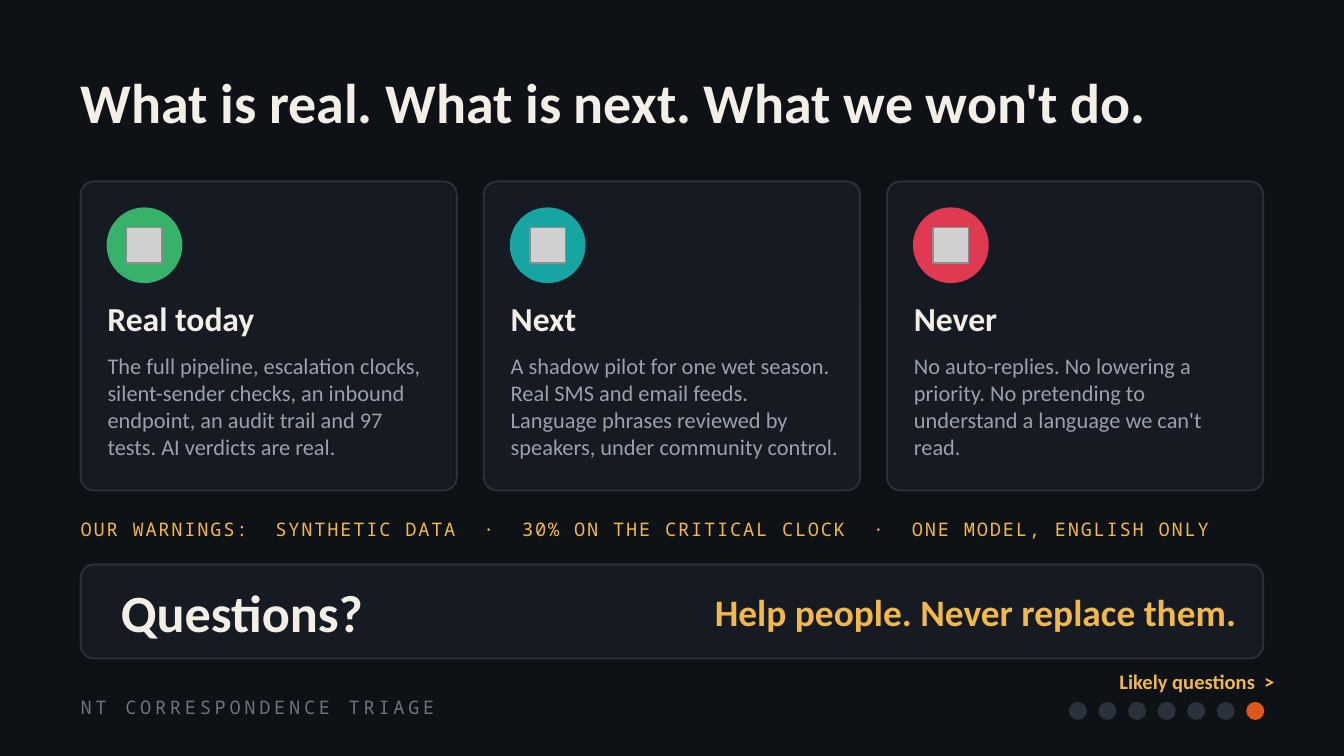
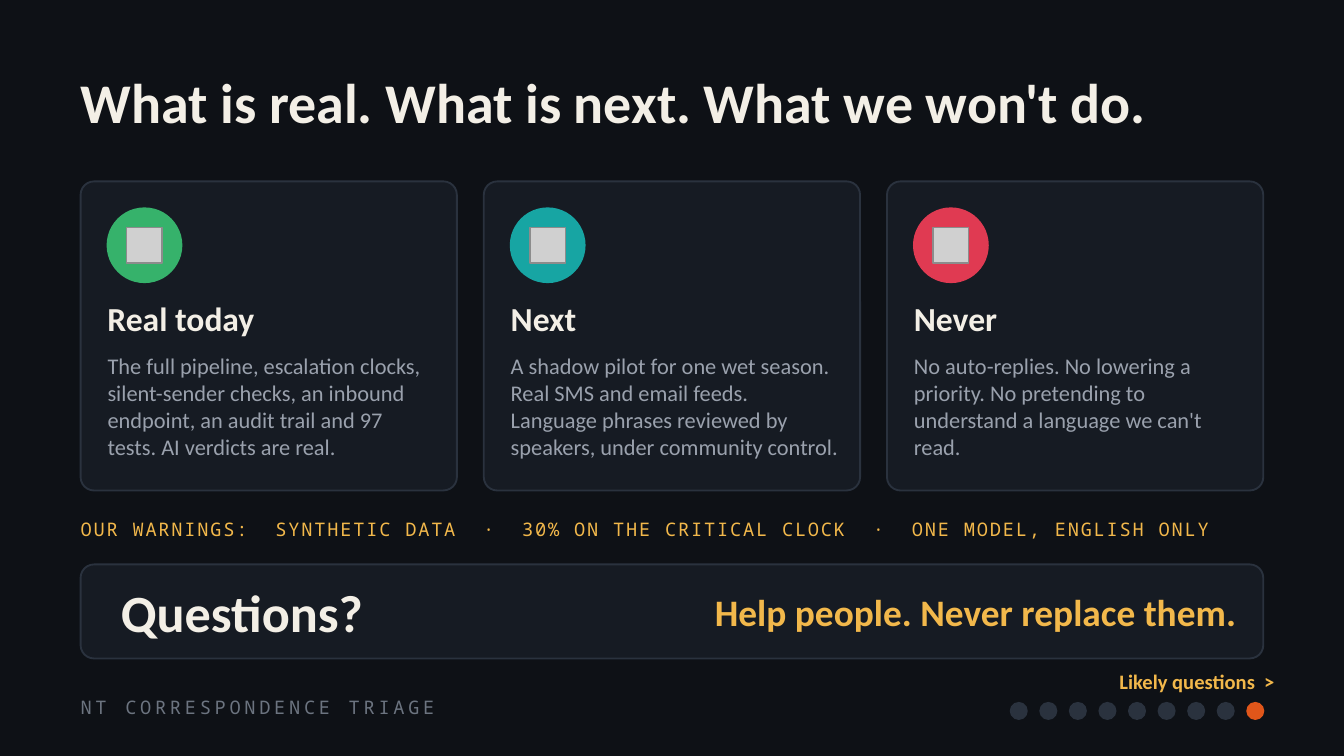
Before and after one commit to ItsMeAadityaK/NT-urgent, a slide deck: slide 9 of presentation/NT-Triage-Deck.pptx (slide 7 before the commit). Drawn at 1344x756 pixels with LibreOffice and Linux fonts; fonts in the diff are those of the drawing; grey boxes stand for pictures. Boxes give left, top, right and bottom in pixels: in the first picture for what was removed or moved away, otherwise in the second. Text is boxed around its words. In the diff, an @@ line names an element or a change of style, - is before the commit and + after.

```diff
--- a/presentation/NT-Triage-Deck.pptx
+++ b/presentation/NT-Triage-Deck.pptx
@@ ellipse added at <box>1011,703,1027,719</box>, fill #2A323E, outline #2A323E 1 pt @@
@@ ellipse added at <box>1040,703,1056,719</box>, fill #2A323E, outline #2A323E 1 pt @@
```
Also in this commit, not shown: 7 other slides changed, 2 slides added, 1 slide removed, 17 other files.
